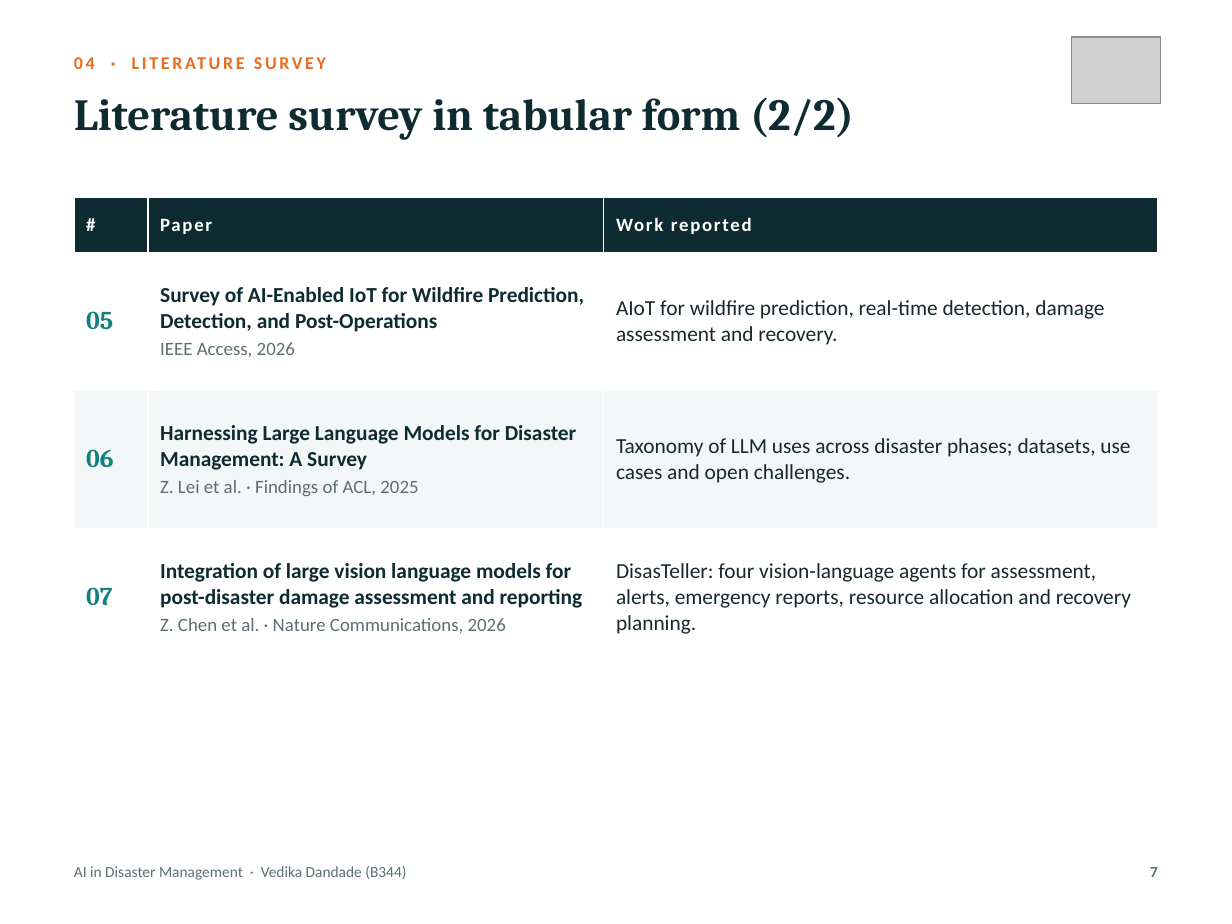
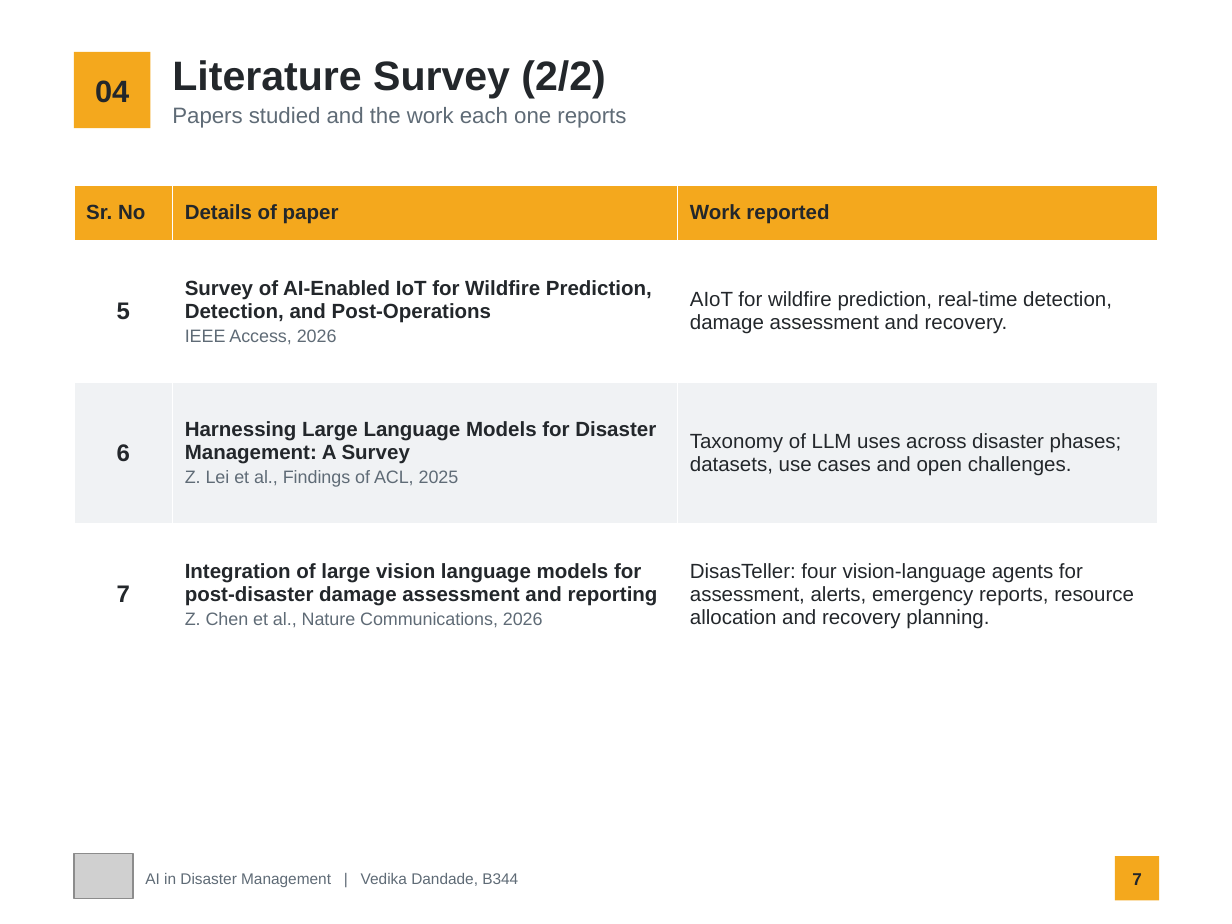
Before and after one commit to UtkarshKale/Cooga, a slide deck: slide 7 of seminar-ppt/Seminar_PPT_AI_Disaster_Management_B344_Vedika_Dandade.pptx. Drawn at 1232x924 pixels with LibreOffice and Linux fonts; fonts in the diff are those of the drawing; grey boxes stand for pictures. Boxes give left, top, right and bottom in pixels: in the first picture for what was removed or moved away, otherwise in the second. Text is boxed around its words. In the diff, an @@ line names an element or a change of style, - is before the commit and + after.

```diff
--- a/seminar-ppt/Seminar_PPT_AI_Disaster_Management_B344_Vedika_Dandade.pptx
+++ b/seminar-ppt/Seminar_PPT_AI_Disaster_Management_B344_Vedika_Dandade.pptx
@@ rectangle "04": place and size @@
-rectangle "04" at (74,52,1010,89)
+rectangle "04" at (74,52,150,128)
@@ rectangle "04" at (74,52,150,128): vertical alignment top to middle; fill none to #F4A81D @@
@@ text "Literature Survey (2/2)" at (172,60,605,98): vertical alignment top to middle @@
@@ text in rectangle at (95,80,129,103): text changed; size 10.5 to 18 pt; font Calibri to Arial; text colour #EA6A1E to #23272B @@
-04 · LITERATURE SURVEY
+04
@@ text at (172,60,605,98): text changed; size 26 to 24 pt; font Cambria to Arial; text colour #0E2B31 to #23272B @@
-Literature survey in tabular form (2/2)
+Literature Survey (2/2)
@@ text added at (172,107,626,128), 13 pt, text #5F6B76 @@
+Papers studied and the work each one reports
@@ table at (74,185,1158,665) @@
-row 1, column 1: #
+row 1, column 1: Sr. No
-row 1, column 2: Paper
+row 1, column 2: Details of paper
-row 2, column 1: 05
+row 2, column 1: 5
-row 3, column 1: 06
+row 3, column 1: 6
-row 3, column 2: Harnessing Large Language Models for Disaster Management: A Survey / Z. Lei et al. · Findings of ACL, 2025
+row 3, column 2: Harnessing Large Language Models for Disaster Management: A Survey / Z. Lei et al., Findings of ACL, 2025
-row 4, column 1: 07
+row 4, column 1: 7
-row 4, column 2: Integration of large vision language models for post-disaster damage assessment and reporting / Z. Chen et al. · Nature Communications, 2026
+row 4, column 2: Integration of large vision language models for post-disaster damage assessment and reporting / Z. Chen et al., Nature Communications, 2026
@@ fill #0E2B31 to #F4A81D in row 1 @@
@@ fill #F3F7F7 to #F0F2F4 in row 3 @@
@@ size 11 to 12 pt, text colour #FFFFFF to #23272B, letter spacing 1 to 0 pt in "Work reported" @@
@@ font Calibri to Arial in "Work reported", "Survey of AI-Enabled IoT for Wildfire Prediction, ...", "IEEE Access, 2026", "AIoT for wildfire prediction, real-time detection, damage ..." and 2 more places @@
@@ size 12.5 to 12 pt in "Survey of AI-Enabled IoT for Wildfire Prediction, ...", "AIoT for wildfire prediction, real-time detection, damage ...", "Taxonomy of LLM uses across disaster phases; ...", "DisasTeller: four vision-language agents for assessment, ale ..." @@
@@ text colour #0E2B31 to #23272B in "Survey of AI-Enabled IoT for Wildfire Prediction, ..." @@
@@ size 11 to 10.5 pt, text colour #5B6E72 to #5F6B76 in "IEEE Access, 2026" @@
@@ text colour #17282C to #23272B in "AIoT for wildfire prediction, real-time detection, damage ...", "Taxonomy of LLM uses across disaster phases; ...", "DisasTeller: four vision-language agents for assessment, ale ..." @@
@@ less space between paragraphs @@
@@ table: place and size @@
-table at (74,197,1158,667)
+table at (74,185,1158,665)
@@ picture: place and size @@
-picture at (1072,37,1161,103)
+picture at (74,854,133,898)
@@ text "AI in Disaster Management | ..." at (145,873,518,887): vertical alignment top to middle @@
@@ page number: place and size @@
-page number at (1150,867,1158,877)
+page number at (1115,856,1159,901)
@@ page number at (1115,856,1159,901): size 9 to 10 pt, font Calibri to Arial, text colour #5B6E72 to #23272B; alignment right to centre; vertical alignment top to middle; fill none to #F4A81D @@
@@ text at (145,873,518,887): text changed; font Calibri to Arial; text colour #5B6E72 to #5F6B76 @@
-AI in Disaster Management · Vedika Dandade (B344)
+AI in Disaster Management | Vedika Dandade, B344
```
Also in this commit, not shown: 17 other slides changed, 5 other files.
